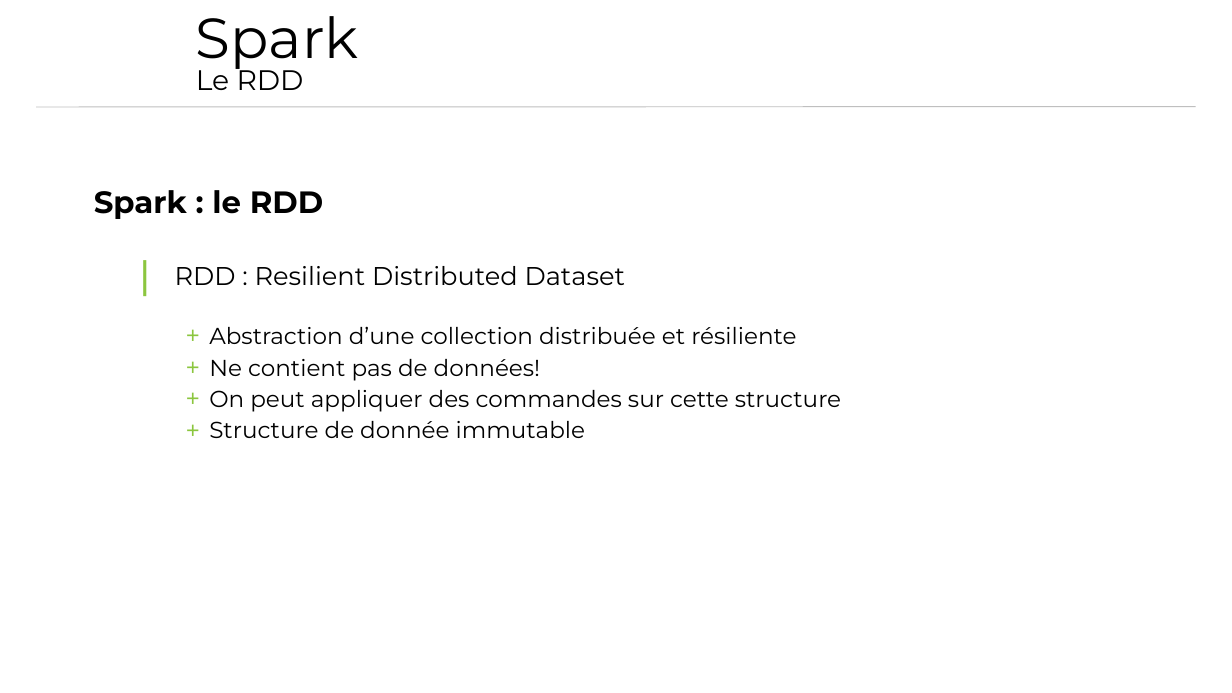
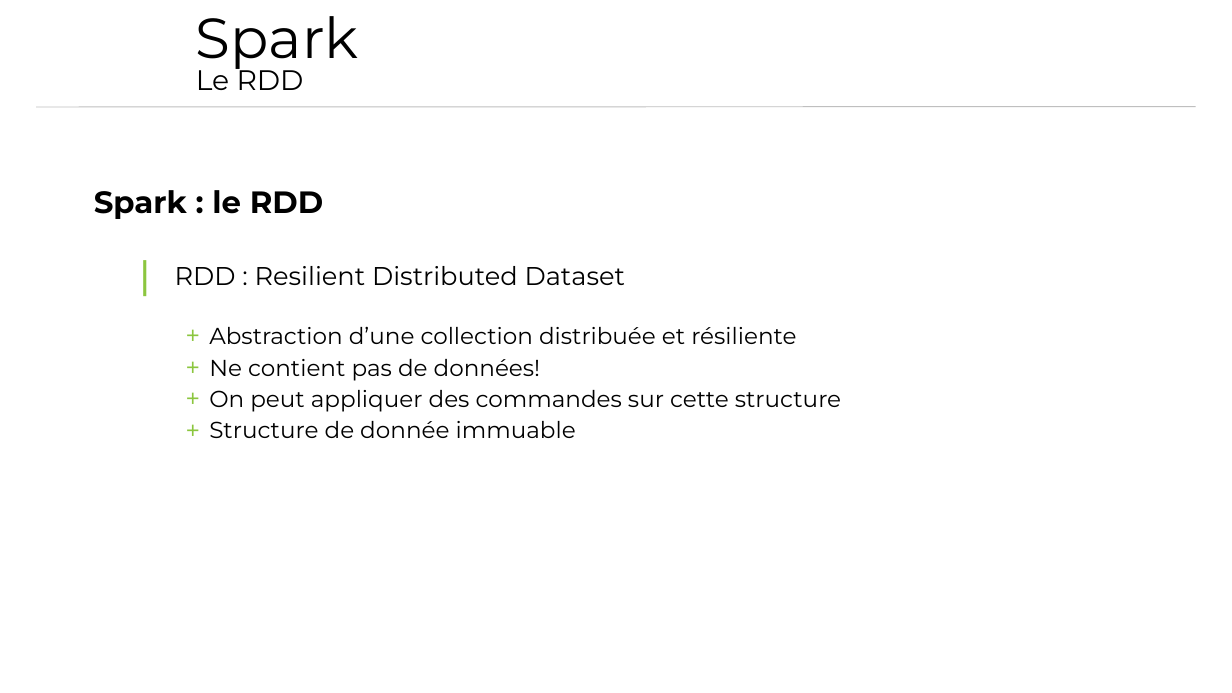
Before and after one commit to AmaelLaurier/HDInsightSpark, a slide deck: slide 12 of Présentation.pptx (slide 11 before the commit). Drawn at 1232x693 pixels with LibreOffice and Linux fonts; fonts in the diff are those of the drawing; background and template pictures are left out. Boxes give left, top, right and bottom in pixels: in the first picture for what was removed or moved away, otherwise in the second. Text is boxed around its words. In the diff, an @@ line names an element or a change of style, - is before the commit and + after.

Commit message:
minor changes

```diff
--- a/Présentation.pptx
+++ b/Présentation.pptx
@@ text at [209, 421, 576, 438]: text changed @@
-    + Structure de donnée immutable
+    + Structure de donnée immuable
```
Also in this commit, not shown: 5 other slides changed, 2 slides added.
